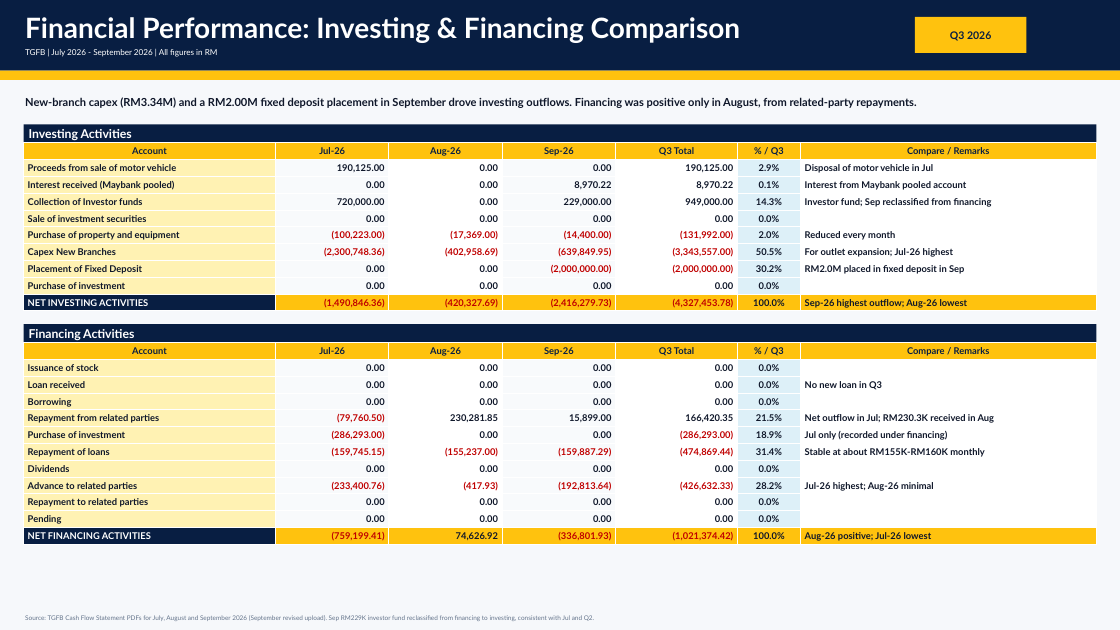
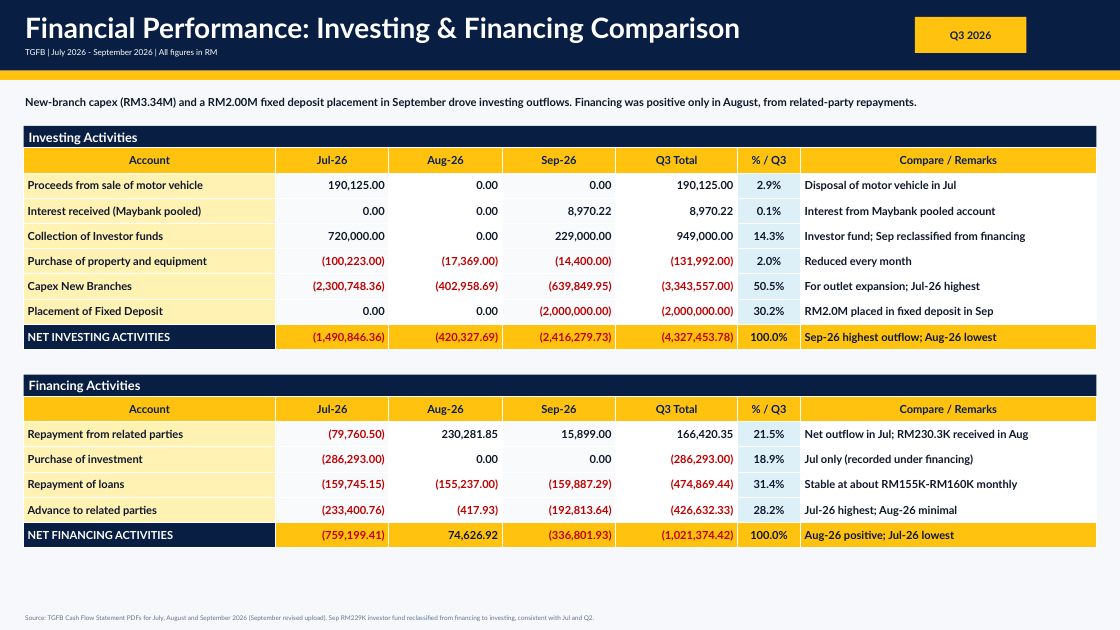
Before and after one commit to alongmunet/Q2OPEARTIONREPORT, a slide deck: slide 4 of q3-finance-report/Q3_2026_Finance_Report.pptx. Drawn at 1120x630 pixels with LibreOffice and Linux fonts; fonts in the diff are those of the drawing. Boxes give left, top, right and bottom in pixels: in the first picture for what was removed or moved away, otherwise in the second. Text is boxed around its words. In the diff, an @@ line names an element or a change of style, - is before the commit and + after.

```diff
--- a/q3-finance-report/Q3_2026_Finance_Report.pptx
+++ b/q3-finance-report/Q3_2026_Finance_Report.pptx
@@ table at bbox=[24, 148, 1096, 350] @@
-row 5: Sale of investment securities | 0.00 | 0.00 | 0.00 | 0.00 | 0.0% | 
-row 9: Purchase of investment | 0.00 | 0.00 | 0.00 | 0.00 | 0.0% | 
@@ table: place and size @@
-table at bbox=[24, 143, 1096, 312]
+table at bbox=[24, 148, 1096, 350]
@@ rectangle: place and size @@
-rectangle at bbox=[24, 124, 1096, 143]
+rectangle at bbox=[24, 126, 1096, 148]
@@ text "Investing Activities" at bbox=[29, 132, 138, 144]: size 10.5 to 11 pt @@
@@ rectangle: place and size @@
-rectangle at bbox=[24, 324, 1096, 343]
+rectangle at bbox=[24, 375, 1096, 397]
@@ text "Financing Activities" at bbox=[29, 380, 140, 393]: size 10.5 to 11 pt @@
@@ text "Financing Activities": place and size @@
-text "Financing Activities" at bbox=[29, 329, 134, 341]
+text "Financing Activities" at bbox=[29, 380, 140, 393]
@@ table at bbox=[24, 397, 1096, 548] @@
-row 2: Issuance of stock | 0.00 | 0.00 | 0.00 | 0.00 | 0.0% | 
-row 3: Loan received | 0.00 | 0.00 | 0.00 | 0.00 | 0.0% | No new loan in Q3
-row 4: Borrowing | 0.00 | 0.00 | 0.00 | 0.00 | 0.0% | 
-row 8: Dividends | 0.00 | 0.00 | 0.00 | 0.00 | 0.0% | 
-row 10: Repayment to related parties | 0.00 | 0.00 | 0.00 | 0.00 | 0.0% | 
-row 11: Pending | 0.00 | 0.00 | 0.00 | 0.00 | 0.0% | 
@@ table: place and size @@
-table at bbox=[24, 343, 1096, 545]
+table at bbox=[24, 397, 1096, 548]
```
Also in this commit, not shown: 1 other slide changed, 2 other files.
